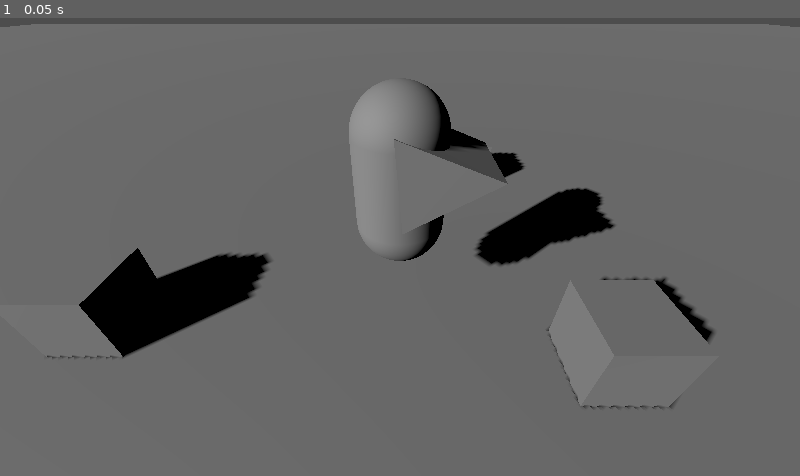
Above: before the commit, frame 1.
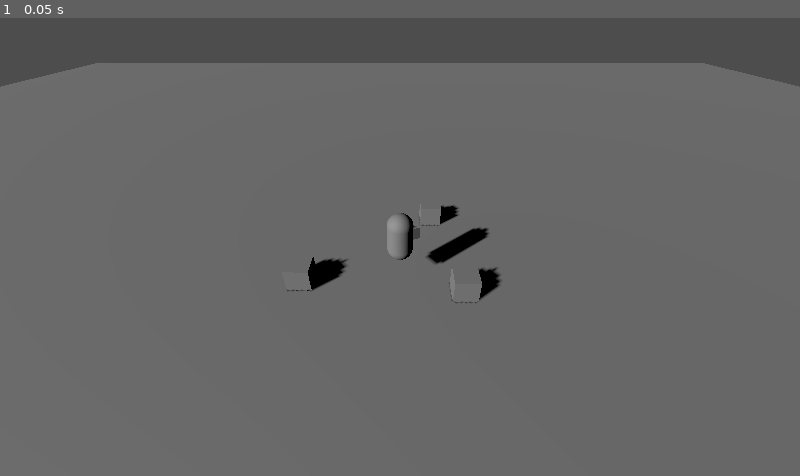
Above: after the commit, the same moment.

Repository: ShroomySquid/GlobalGameJam2025
Game: Godot game, scene res://Scenes/CoreScenes/Characters/SolomarTestScene.tscn
Same seed, same stepped clock (60 frames per second), same inputs: the game is played once before the commit and once after it. This scene is started directly instead of the project's main scene.
Inputs:
- Up to frame 1 (0.05 s): no input

The runs differ from the first frame. In frame 1, 17% of the frame differs, in the area x 0-100%, y 1-86%.

Commit message:
Small fix for the weird movement. movement_dir wasn't normalized.

Diff:
--- a/Scenes/CoreScenes/Characters/PlayerCharacter.gd
+++ b/Scenes/CoreScenes/Characters/PlayerCharacter.gd
@@ -3,6 +3,7 @@
 
 # anim -> idle, walking, sprint, attacking, blowing
 # Special states? -> exhausted, stunned, sprinting
+signal blowing
 
 enum Conditions{NONE=0, SPRINTING=1, EXHAUSTED=2, STUNNED=4}
 
@@ -10,13 +11,13 @@
 const SPRINT_DECAY : float = 10.0
 const LUNG_REGEN_RATE : float = 10.0
 const LUNG_REGEN_RATE_SLOW : float = 9.0
-const SHARP_TURN_THRESHOLD = deg_to_rad(120.0)
+const SHARP_TURN_THRESHOLD = deg_to_rad(140.0)
 
 @export var _max_speed := 7.0
-@export var _max_sprint_speed := 8.0
-@export var _acceleration_factor := 4.0
-@export var _sprint_acceleration_factor := 6.0
-@export var _deceleration_factor := 10.0
+@export var _max_sprint_speed := 9.0
+@export var _acceleration_factor := 12.0
+@export var _sprint_acceleration_factor := 14.0
+@export var _deceleration_factor := 16.0
 @export var _turn_speed := 50.0
 
 @export var _lung_capacity := 5.0
@@ -44,11 +45,11 @@
 
 func _physics_process(delta):
 	if _readied:
-		#if _device_input.is_action_just_pressed("sprint"):
-			#_conditions = _conditions | Conditions.SPRINTING
-		#else:
-			#_conditions = _conditions ^ Conditions.SPRINTING
-		#print(_conditions)
+		if _device_input.is_action_pressed("sprint"):
+			_conditions = _conditions | Conditions.SPRINTING
+		elif _conditions & Conditions.SPRINTING:
+			_conditions = _conditions ^ Conditions.SPRINTING
+		print(_conditions)
 
 		var horizontal_velocity := Vector3(velocity.x, 0, velocity.z)
 		var horizontal_dir := horizontal_velocity.normalized()
@@ -56,6 +57,7 @@
 
 		var input_dir = _device_input.get_vector(&"move_left", &"move_right", &"move_up", &"move_down")
 		var movement_dir = Vector3(input_dir.x, 0.0, input_dir.y)
+		movement_dir = movement_dir.normalized()
 
 		var sharp_turn := horizontal_speed > 0.1 and \
 			acos(movement_dir.dot(horizontal_dir)) > SHARP_TURN_THRESHOLD
@@ -84,6 +86,12 @@
 		velocity = horizontal_speed * horizontal_dir
 		move_and_slide()
 
+		if(_device_input.is_action_just_pressed("blow") and _lung_capacity > 0.0):
+			blowing.emit()
+			_lung_capacity -= BLOWING_DECAY
+			if _lung_capacity < 0:
+				_lung_capacity = 0
+
 ## Adjust facing is taken from the Godot Project Platformer Demo
 ## https://github.com/godotengine/godot-demo-projects
 func adjust_facing(facing: Vector3, target: Vector3, step: float, adjust_rate: float, \
--- a/Scenes/CoreScenes/Characters/PlayerCharacter.tscn
+++ b/Scenes/CoreScenes/Characters/PlayerCharacter.tscn
@@ -4,9 +4,9 @@
 
 [sub_resource type="CapsuleMesh" id="CapsuleMesh_a2uyt"]
 
+[sub_resource type="PrismMesh" id="PrismMesh_vw4wj"]
+
 [sub_resource type="CapsuleShape3D" id="CapsuleShape3D_rkeh8"]
-
-[sub_resource type="PrismMesh" id="PrismMesh_vw4wj"]
 
 [node name="PlayerCharacter" type="CharacterBody3D"]
 input_ray_pickable = false
@@ -16,12 +16,13 @@
 motion_mode = 1
 script = ExtResource("1_jj4dk")
 
-[node name="MeshInstance3D" type="MeshInstance3D" parent="."]
+[node name="CharacterMesh" type="MeshInstance3D" parent="."]
 mesh = SubResource("CapsuleMesh_a2uyt")
+
+[node name="Nose" type="MeshInstance3D" parent="CharacterMesh"]
+transform = Transform3D(-2.18557e-08, 0.5, -2.18557e-08, 0, -2.18557e-08, -0.5, -0.5, -2.18557e-08, 9.55343e-16, 0.5, 0.2, 0)
+mesh = SubResource("PrismMesh_vw4wj")
+skeleton = NodePath("../..")
 
 [node name="CollisionShape3D" type="CollisionShape3D" parent="."]
 shape = SubResource("CapsuleShape3D_rkeh8")
-
-[node name="MeshInstance3D2" type="MeshInstance3D" parent="."]
-transform = Transform3D(0.0784766, 0.996916, 0, -0.996916, 0.0784766, 0, 0, 0, 1, 0.485088, 0.176356, 0)
-mesh = SubResource("PrismMesh_vw4wj")
--- a/Scenes/CoreScenes/Characters/SolomarTestScene.tscn
+++ b/Scenes/CoreScenes/Characters/SolomarTestScene.tscn
@@ -17,7 +17,7 @@
 axis_lock_angular_y = false
 
 [node name="Camera3D" type="Camera3D" parent="."]
-transform = Transform3D(1, 0, 0, 0, 0.809335, 0.587347, 0, -0.587347, 0.809335, 0, 2.64824, 3.12324)
+transform = Transform3D(1, 0, 0, 0, 0.809335, 0.587347, 0, -0.587347, 0.809335, 0, 8.63974, 9.82237)
 
 [node name="DirectionalLight3D" type="DirectionalLight3D" parent="."]
 transform = Transform3D(0.618093, 0.373697, -0.691601, 0, 0.879781, 0.475379, 0.786105, -0.293828, 0.543787, 0, 3.66994, 12.0142)
